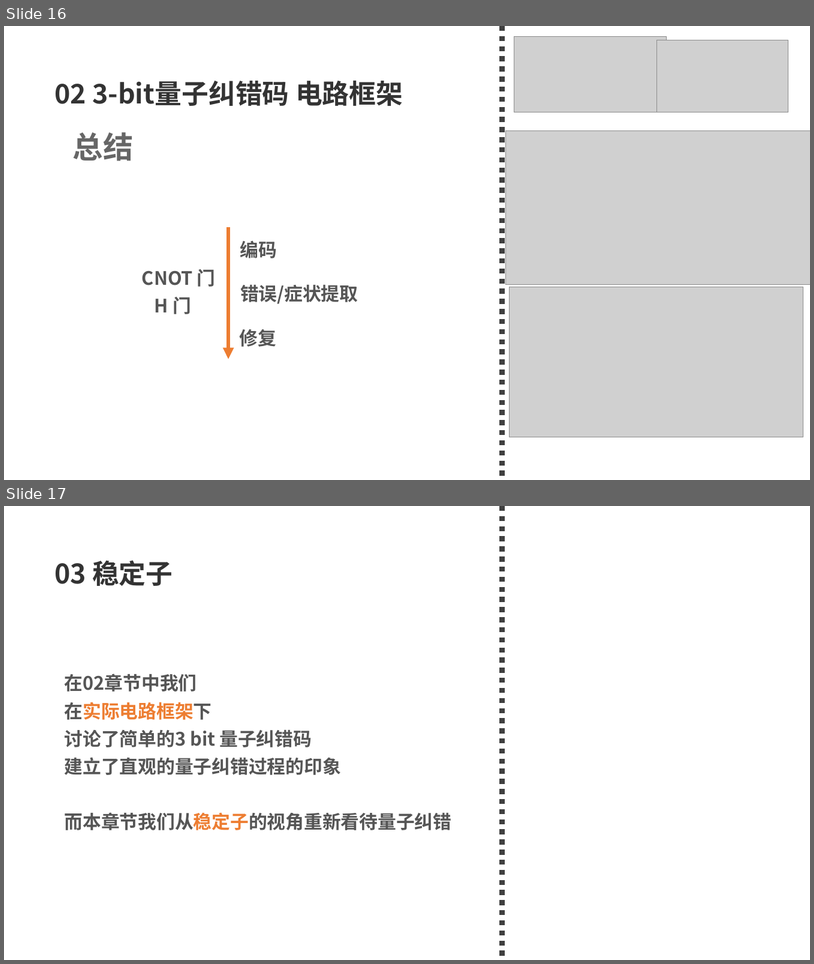
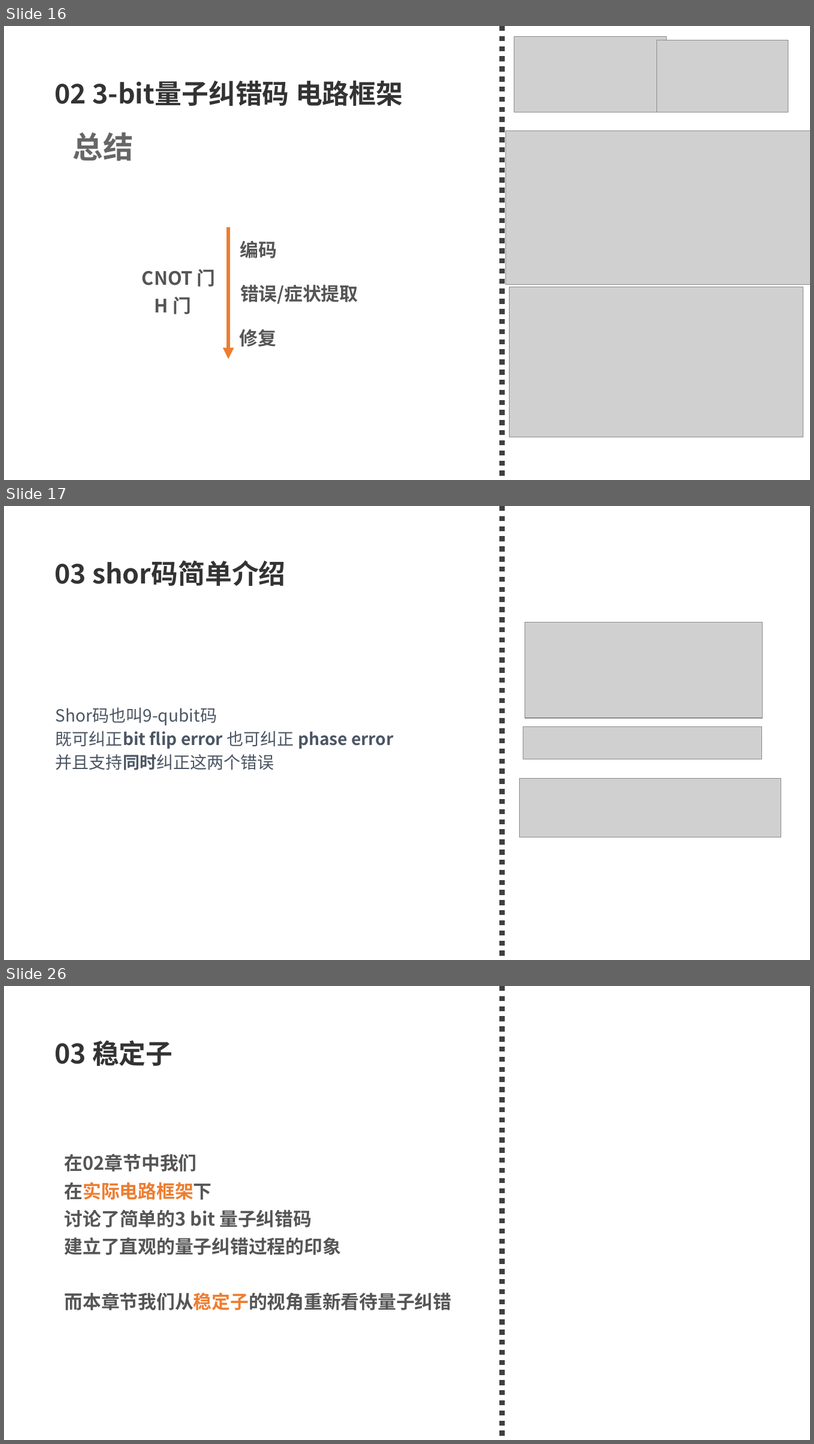
Before and after one commit to 77-223255/LM_QEC, a slide deck: what_i_learn/量子纠错导论.pptx. Shown one above the other, each under a label of ours: slides 16 and 17 before the commit, slides 16, 17 and 26 after it; the slides between them are not shown. The pictures are 814x964 and 814x1444 pixels, drawn with LibreOffice and Linux fonts; fonts in the diff are those of the drawing; grey boxes stand for pictures. Boxes give left, top, right and bottom in pixels: in the first picture for what was removed or moved away, otherwise in the second. Text is boxed around its words. In the diff, an @@ line names an element or a change of style, - is before the commit and + after.

```diff
--- a/what_i_learn/量子纠错导论.pptx
+++ b/what_i_learn/量子纠错导论.pptx
@@ slide 17 added at [4,506,810,960], background #FFFFFF @@
@@ line added from (503, 506) to (503, 960), #404040 6 pt dashed @@
@@ text added at [54,560,286,586], 32 pt, text #333333, bold @@
+03 shor码简单介绍
@@ picture added at [525,622,762,718] @@
@@ text added at [56,707,393,770], 20 pt, text #4B5563 @@
+Shor码也叫9-qubit码
+既可纠正bit flip error 也可纠正 phase error
+并且支持同时纠正这两个错误
@@ picture added at [523,727,762,759] @@
@@ picture added at [520,778,782,837] @@
@@ what was slide 17 is now slide 26 @@
```
Also in this commit, not shown: 8 other slides added, 1 other file.
